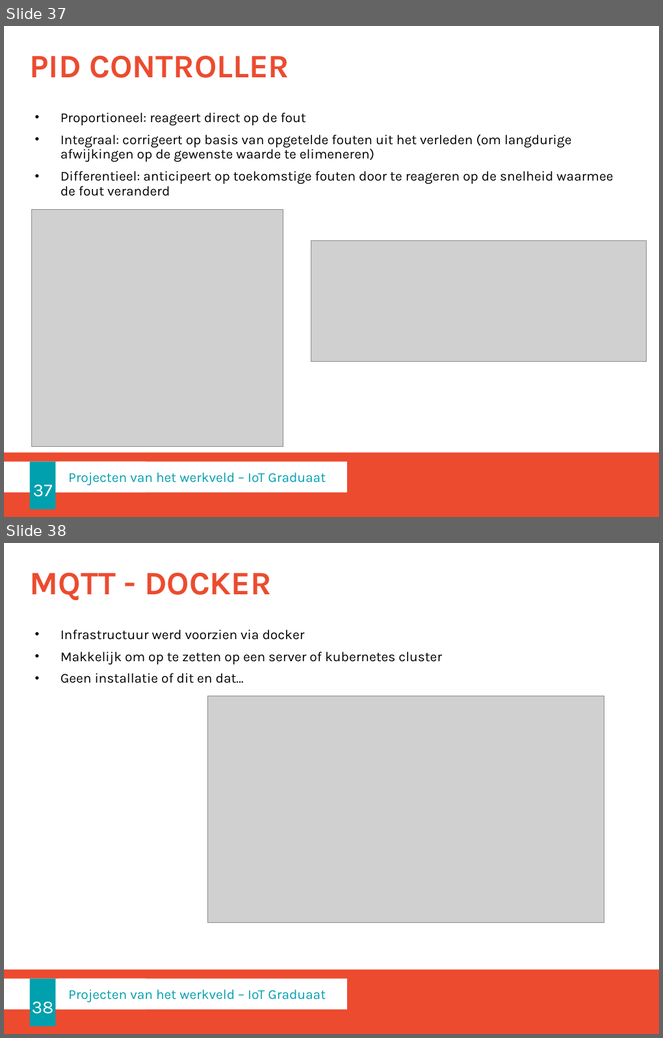
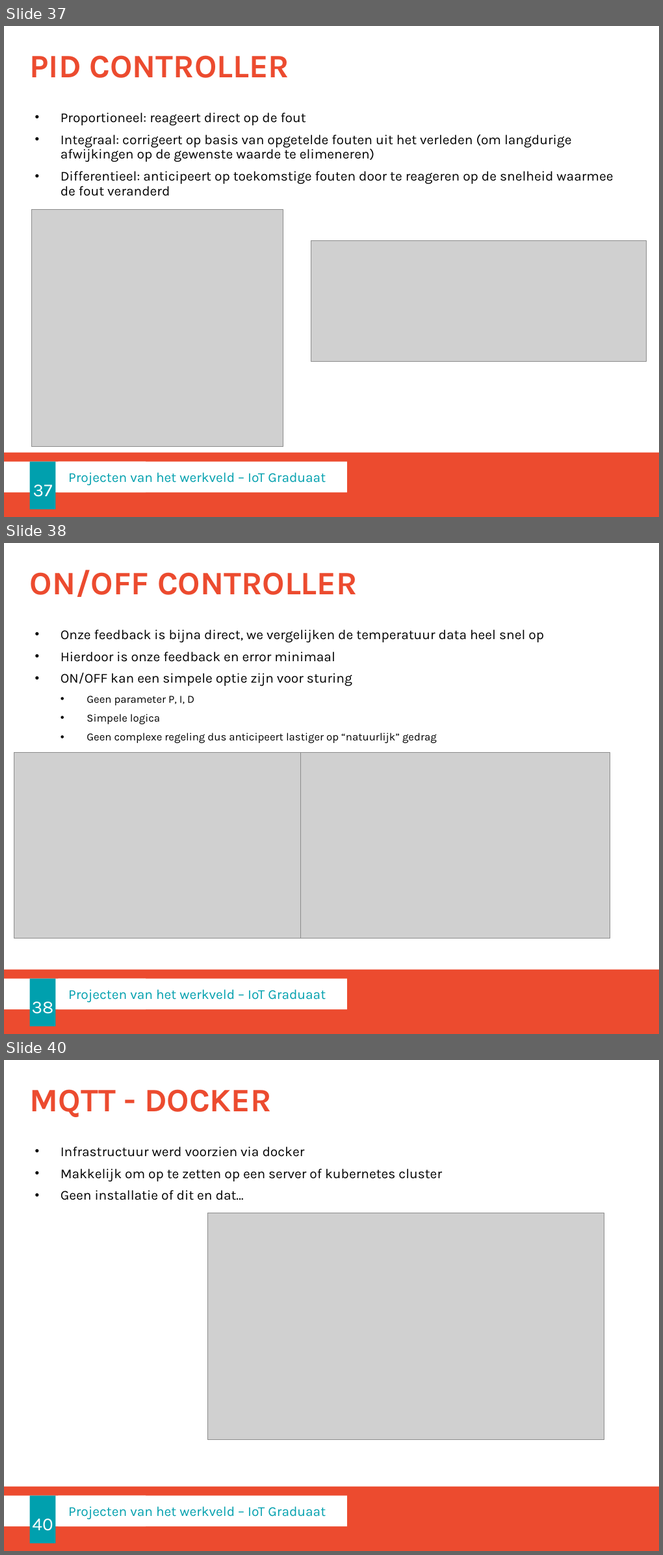
Before and after one commit to lllaurensss/project_werkveld2, a slide deck: doc/Projecten voor het werkveld 2.pptx. Shown one above the other, each under a label of ours: slides 37 and 38 before the commit, slides 37, 38 and 40 after it; the slides between them are not shown. The pictures are 663x1038 and 663x1555 pixels, drawn with LibreOffice and Linux fonts; fonts in the diff are those of the drawing; grey boxes stand for pictures; background and template pictures are left out. Boxes give left, top, right and bottom in pixels: in the first picture for what was removed or moved away, otherwise in the second. Text is boxed around its words. In the diff, an @@ line names an element or a change of style, - is before the commit and + after.

Commit message:
Adding on/off control

```diff
--- a/doc/Projecten voor het werkveld 2.pptx
+++ b/doc/Projecten voor het werkveld 2.pptx
@@ slide 38 added at bbox=[4, 543, 659, 1034], background #FFFFFF; not listed: 2 template elements that a slide beside it also shows @@
@@ title added at bbox=[30, 570, 358, 597], 36 pt, text #EC4B2F, bold @@
+ON/OFF CONTROLLER
@@ text added at bbox=[61, 629, 544, 743], 15 pt, text #000000 @@
+• Onze feedback is bijna direct, we vergelijken de temperatuur data heel snel op
+• Hierdoor is onze feedback en error minimaal
+• ON/OFF kan een simpele optie zijn voor sturing
+  • Geen parameter P, I, D
+  • Simpele logica
+  • Geen complexe regeling dus anticipeert lastiger op “natuurlijk” gedrag
@@ picture added at bbox=[14, 753, 323, 938] @@
@@ picture added at bbox=[301, 753, 610, 938] @@
@@ page number added at bbox=[29, 979, 55, 1027], fill #00A0AE, 20 pt, text #FFFFFF @@
+38
@@ rectangle added at bbox=[59, 979, 347, 1010], fill #FFFFFF, 15 pt, text #00A0AE @@
+Projecten van het werkveld – IoT Graduaat
@@ what was slide 38 is now slide 40 @@
@@ page number at bbox=[32, 1519, 53, 1531]: text changed @@
-38
+40
```
Also in this commit, not shown: 1 other slide added, 6 other files.
